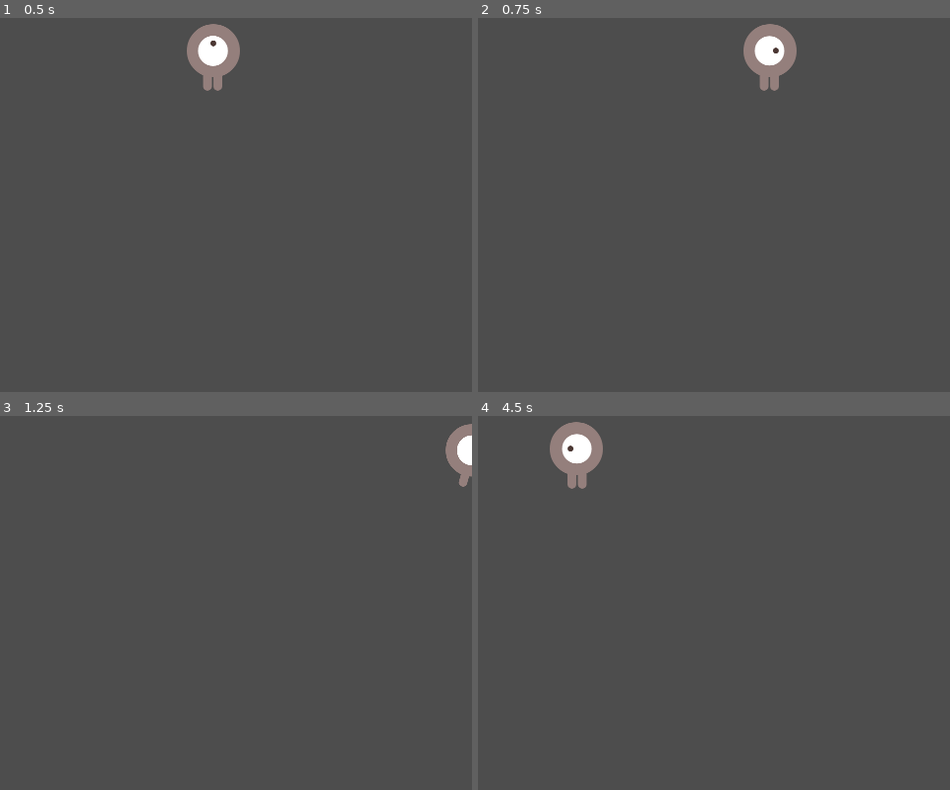
Above: before the commit, frames 1-4 (two rows, left to right).
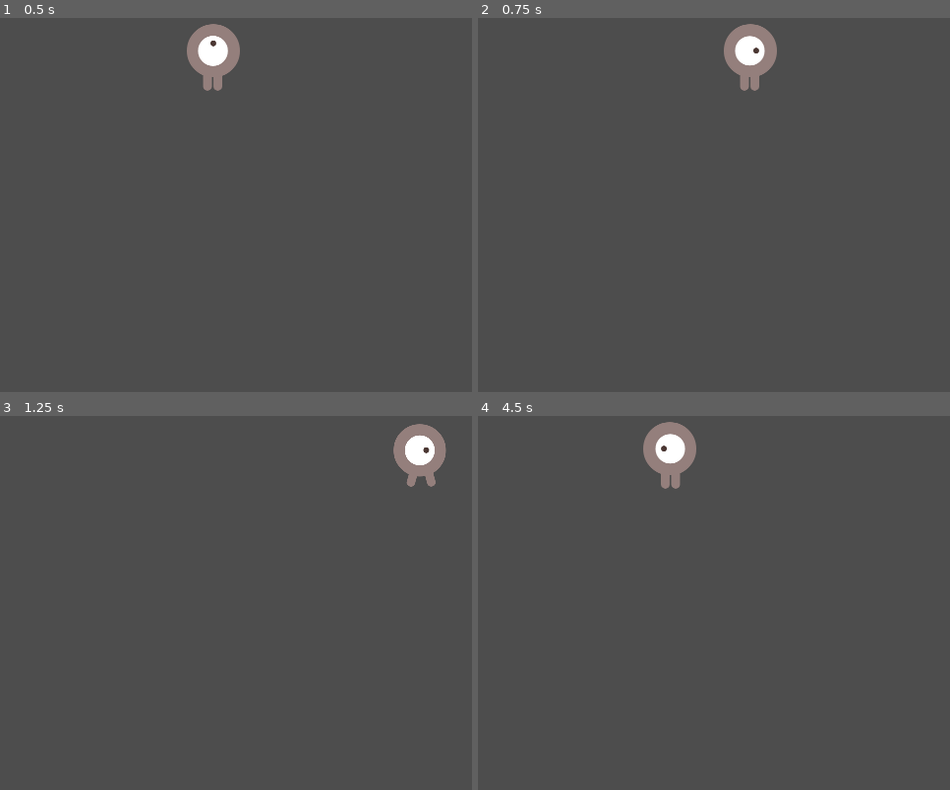
Above: after the commit, the same moments.

Repository: Abdulrafay-124/Dodge_Creeps_Game
Game: Godot game, scene res://Scenes/main.tscn
The game is run twice, just before and just after one commit, with the same random seed, the same clock (stepped at 60 frames per second) and the same inputs. Before the commit the project starts from res://Scenes/player.tscn.
Inputs:
- Up to frame 1 (0.5 s): no input
- Up to frame 2 (0.75 s): tap Enter at 0.5 s; hold D (move_right) from 0.53 s (still down)
- Up to frame 3 (1.25 s): keep holding D (move_right)
- Up to frame 4 (4.5 s): release D (move_right) at 1.28 s; hold S (move_down) 1.28-2.03 s; hold D (move_right) 2.03-2.78 s; hold W (move_up) 2.78-3.53 s; hold A (move_left) from 3.53 s (still down)

Frame 1 is identical in both runs. In frame 2, 1.9% of the frame differs, in the area x 52-68%, y 1-20%; in frame 3, 2.0%; in frame 4, 2.8%, in the area x 15-47%, y 1-20%.
Error after the commit: Parse Error: Expected indented block after function declaration. (res://main.gd:9)

Commit message:
Second last stage before project completion

Diff:
--- /dev/null
+++ b/Scenes/main.tscn
@@ -0,0 +1,39 @@
+[gd_scene load_steps=5 format=3 uid="uid://60fkkhabx2ry"]
+
+[ext_resource type="Script" uid="uid://sch4tu30aee" path="res://main.gd" id="1_bo1nx"]
+[ext_resource type="PackedScene" uid="uid://dub3tnwitfy7r" path="res://Scenes/player.tscn" id="2_8gbba"]
+[ext_resource type="PackedScene" uid="uid://f3s4q3ropksb" path="res://Scenes/mob.tscn" id="2_jjvhh"]
+
+[sub_resource type="Curve2D" id="Curve2D_jjvhh"]
+_data = {
+"points": PackedVector2Array(0, 0, 0, 0, 0, 0, 0, 0, 0, 0, 480, 0, 0, 0, 0, 0, 480, 720, 0, 0, 0, 0, 0, 720, 0, 0, 0, 0, 0, 0)
+}
+point_count = 5
+
+[node name="Main" type="Node"]
+script = ExtResource("1_bo1nx")
+mob_scene = ExtResource("2_jjvhh")
+
+[node name="Player" parent="." instance=ExtResource("2_8gbba")]
+
+[node name="MobTimer" type="Timer" parent="."]
+wait_time = 0.5
+
+[node name="ScoreTimer" type="Timer" parent="."]
+
+[node name="StartTimer" type="Timer" parent="."]
+wait_time = 2.0
+one_shot = true
+
+[node name="StartPosition" type="Marker2D" parent="."]
+position = Vector2(240, 450)
+
+[node name="MobPath" type="Path2D" parent="."]
+curve = SubResource("Curve2D_jjvhh")
+
+[node name="MobSpawnLocation" type="PathFollow2D" parent="MobPath"]
+
+[connection signal="hit" from="Player" to="." method="game_over"]
+[connection signal="timeout" from="MobTimer" to="." method="_on_mob_timer_timeout"]
+[connection signal="timeout" from="ScoreTimer" to="." method="_on_scrore_timer_timeout"]
+[connection signal="timeout" from="StartTimer" to="." method="_on_start_timer_timeout"]
--- /dev/null
+++ b/Scenes/mob.gd
@@ -0,0 +1,15 @@
+extends RigidBody2D
+
+
+func _ready():
+
+	var mob_types = Array($AnimatedSprite2D.sprite_frames.get_animation_names())
+	$AnimatedSprite2D.animation = mob_types.pick_random()
+	$AnimatedSprite2D.play()
+
+
+
+
+
+func _on_visible_on_screen_notifier_2d_screen_exited():
+	queue_free()
--- /dev/null
+++ b/Scenes/mob.tscn
@@ -0,0 +1,68 @@
+[gd_scene load_steps=10 format=3 uid="uid://f3s4q3ropksb"]
+
+[ext_resource type="Texture2D" uid="uid://dyxrwga817qxa" path="res://art/enemyFlyingAlt_1.png" id="1_7rqy1"]
+[ext_resource type="Script" uid="uid://dfoa0fshf0dbp" path="res://Scenes/mob.gd" id="1_o80aq"]
+[ext_resource type="Texture2D" uid="uid://sty2aq2kkwhx" path="res://art/enemyFlyingAlt_2.png" id="2_o80aq"]
+[ext_resource type="Texture2D" uid="uid://bhstxbqgvc4j6" path="res://art/enemySwimming_1.png" id="3_3eh6w"]
+[ext_resource type="Texture2D" uid="uid://bcxw3v11f8y66" path="res://art/enemySwimming_2.png" id="4_gcfvf"]
+[ext_resource type="Texture2D" uid="uid://c2oi2ix8lds6r" path="res://art/enemyWalking_1.png" id="5_o6sl4"]
+[ext_resource type="Texture2D" uid="uid://cptpfiux7c23e" path="res://art/enemyWalking_2.png" id="6_ngef6"]
+
+[sub_resource type="SpriteFrames" id="SpriteFrames_ganfo"]
+animations = [{
+"frames": [{
+"duration": 1.0,
+"texture": ExtResource("1_7rqy1")
+}, {
+"duration": 1.0,
+"texture": ExtResource("2_o80aq")
+}],
+"loop": true,
+"name": &"fly",
+"speed": 3.0
+}, {
+"frames": [{
+"duration": 1.0,
+"texture": ExtResource("3_3eh6w")
+}, {
+"duration": 1.0,
+"texture": ExtResource("4_gcfvf")
+}],
+"loop": true,
+"name": &"swim",
+"speed": 3.0
+}, {
+"frames": [{
+"duration": 1.0,
+"texture": ExtResource("5_o6sl4")
+}, {
+"duration": 1.0,
+"texture": ExtResource("6_ngef6")
+}],
+"loop": true,
+"name": &"walk",
+"speed": 3.0
+}]
+
+[sub_resource type="CircleShape2D" id="CircleShape2D_ys3to"]
+radius = 44.0114
+
+[node name="Mob" type="RigidBody2D"]
+collision_mask = 0
+gravity_scale = 0.0
+script = ExtResource("1_o80aq")
+metadata/_edit_group_ = true
+
+[node name="AnimatedSprite2D" type="AnimatedSprite2D" parent="."]
+scale = Vector2(0.75, 0.75)
+sprite_frames = SubResource("SpriteFrames_ganfo")
+animation = &"walk"
+frame_progress = 0.235125
+
+[node name="CollisionShape2D" type="CollisionShape2D" parent="."]
+rotation = 1.5708
+shape = SubResource("CircleShape2D_ys3to")
+
+[node name="VisibleOnScreenNotifier2D" type="VisibleOnScreenNotifier2D" parent="."]
+
+[connection signal="screen_exited" from="VisibleOnScreenNotifier2D" to="." method="_on_visible_on_screen_notifier_2d_screen_exited"]
--- a/Scenes/player.tscn
+++ b/Scenes/player.tscn
@@ -38,6 +38,7 @@
 [node name="Player" type="Area2D"]
 position = Vector2(217, 337)
 script = ExtResource("1_fkybt")
+speed = 300
 metadata/_edit_group_ = true
 
 [node name="AnimatedSprite2D" type="AnimatedSprite2D" parent="."]
--- /dev/null
+++ b/main.gd
@@ -0,0 +1,49 @@
+extends Node
+
+@export var mob_scene: PackedScene
+var score
+
+
+
+
+func game_over() -> void:
+w	$ScroreTimer.stop()
+	$MobTimer.stop()
+
+func new_game():
+	score = 0
+	$Player.start($StartPosition.position)
+	$StartTimer.start()
+
+
+
+func _on_mob_timer_timeout():
+	var mob = mob_scene.instantiate()
+
+	var mob_spawn_location = $MobPath/MobSpawnLocation
+	mob_spawn_location.progress_ratio = randf()
+
+	mob.position = mob_spawn_location.position
+
+	var direction = mob_spawn_location.rotation + PI / 2
+
+	direction = randf_range(-PI /4, PI / 4)
+	mob.rotation = direction
+
+	var velocity = Vector2(randf_range(150.0, 250.0), 0.0)
+	mob.linear_velocity = velocity.rotated(direction)
+
+	add_child(mob)
+
+
+
+func _on_scrore_timer_timeout():
+	score += 1
+
+
+func _on_start_timer_timeout():
+	$MobTimer.start()
+	$ScoreTimer.start()
+
+func _ready():
+	new_game()
--- a/project.godot
+++ b/project.godot
@@ -11,7 +11,7 @@
 [application]
 
 config/name="Dodge The Creeps"
-run/main_scene="uid://dub3tnwitfy7r"
+run/main_scene="uid://60fkkhabx2ry"
 config/features=PackedStringArray("4.4", "Mobile")
 config/icon="res://icon.svg"
 
Not shown, added: Scenes/mob.gd.uid
Not shown, added: main.gd.uid
